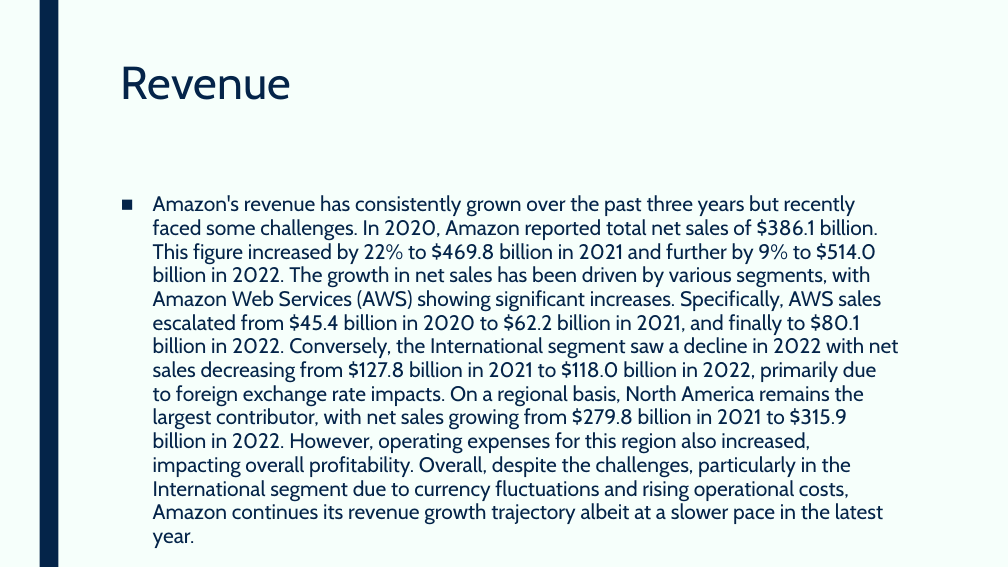
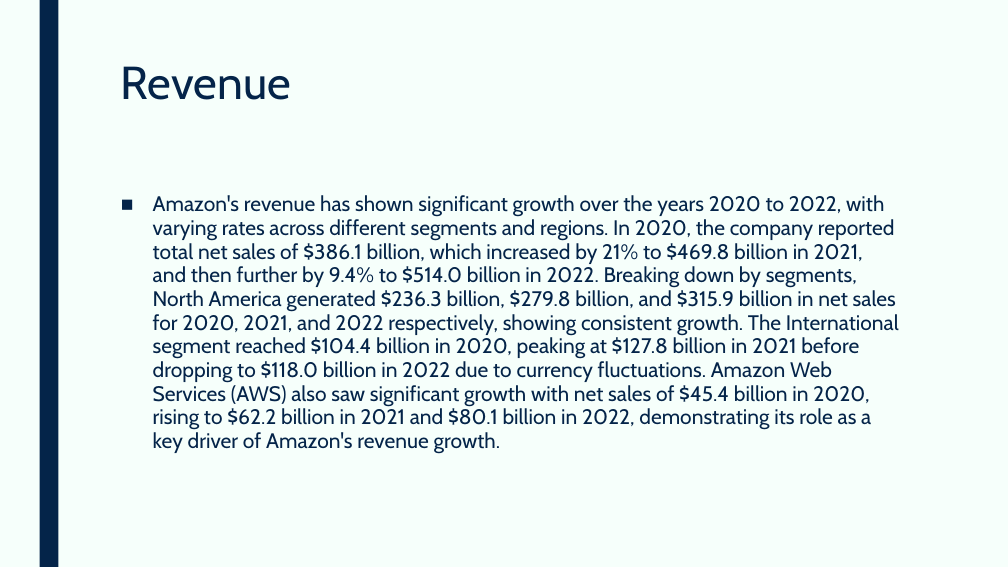
Before and after one commit to devangovind/AMUCLDISS, a slide deck: slide 3 of fastapi-backend/app/pres/output.pptx. Drawn at 1008x567 pixels with LibreOffice and Linux fonts; fonts in the diff are those of the drawing. Boxes give left, top, right and bottom in pixels: in the first picture for what was removed or moved away, otherwise in the second. Text is boxed around its words. In the diff, an @@ line names an element or a change of style, - is before the commit and + after.

```diff
--- a/fastapi-backend/app/pres/output.pptx
+++ b/fastapi-backend/app/pres/output.pptx
@@ text at bbox=[153, 195, 899, 454]: text changed @@
-■ Amazon's revenue has consistently grown over the past three years but recently faced some challenges. In 2020, Amazon reported total net sales of $386.1 billion. This figure increased by 22% to $469.8 billion in 2021 and further by 9% to $514.0 billion in 2022. The growth in net sales has been driven by various segments, with Amazon Web Services (AWS) showing significant increases. Specifically, AWS sales escalated from $45.4 billion in 2020 to $62.2 billion in 2021, and finally to $80.1 billion in 2022. Conversely, the International segment saw a decline in 2022 with net sales decreasing from $127.8 billion in 2021 to $118.0 billion in 2022, primarily due to foreign exchange rate impacts. On a regional basis, North America remains the largest contributor, with net sales growing from $279.8 billion in 2021 to $315.9 billion in 2022. However, operating expenses for this region also increased, impacting overall profitability. Overall, despite the challenges, particularly in the International segment due to currency fluctuations and rising operational costs, Amazon continues its revenue growth trajectory albeit at a slower pace in the latest year.
+■ Amazon's revenue has shown significant growth over the years 2020 to 2022, with varying rates across different segments and regions. In 2020, the company reported total net sales of $386.1 billion, which increased by 21% to $469.8 billion in 2021, and then further by 9.4% to $514.0 billion in 2022. Breaking down by segments, North America generated $236.3 billion, $279.8 billion, and $315.9 billion in net sales for 2020, 2021, and 2022 respectively, showing consistent growth. The International segment reached $104.4 billion in 2020, peaking at $127.8 billion in 2021 before dropping to $118.0 billion in 2022 due to currency fluctuations. Amazon Web Services (AWS) also saw significant growth with net sales of $45.4 billion in 2020, rising to $62.2 billion in 2021 and $80.1 billion in 2022, demonstrating its role as a key driver of Amazon's revenue growth.
```
Also in this commit, not shown: 5 other slides changed, 7 slides added, 11 other files.
